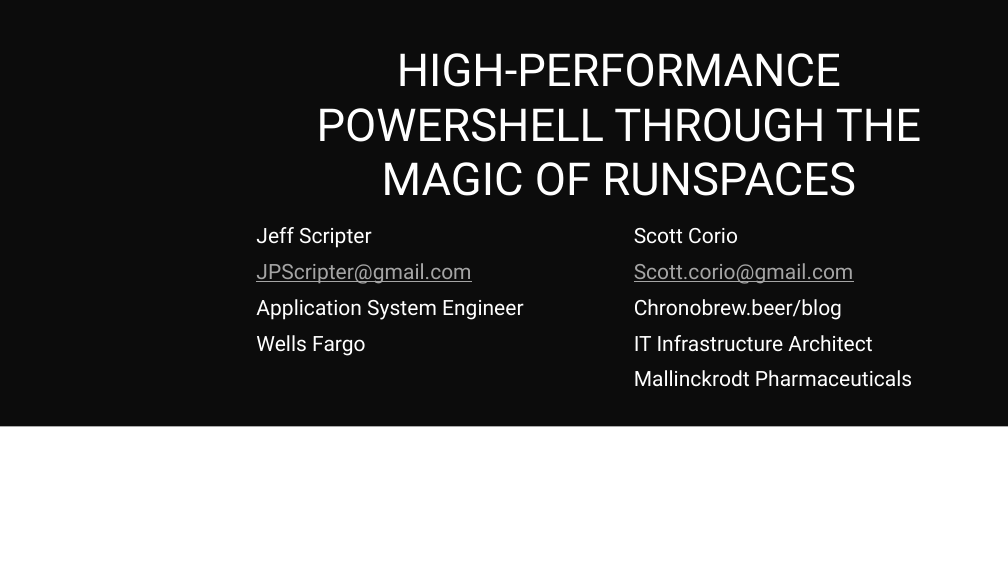
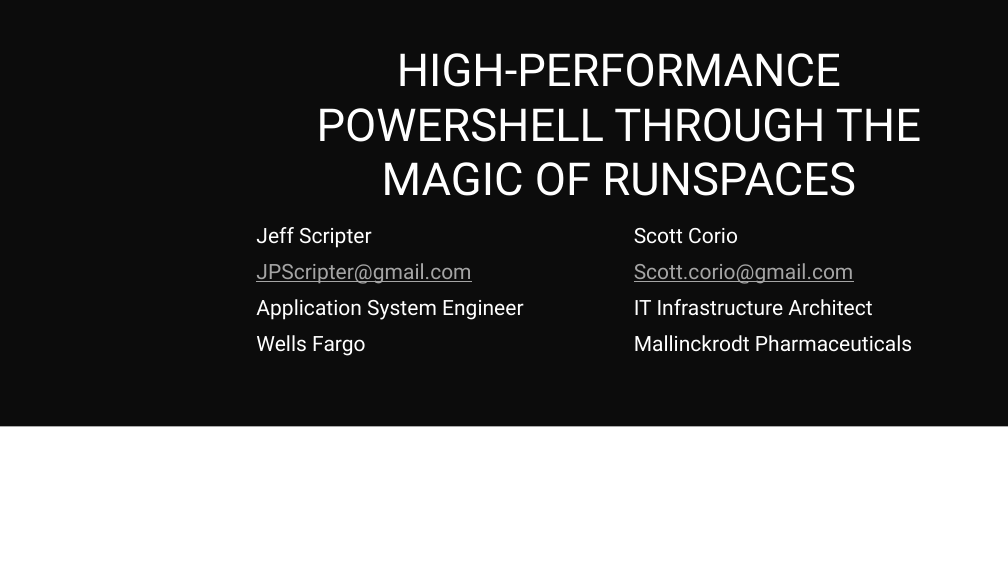
Before and after one commit to jpscripter/Runspaces, a slide deck: slide 1 of High-performance powershell through the magic of runspaces.pptx. Drawn at 1008x567 pixels with LibreOffice and Linux fonts; fonts in the diff are those of the drawing; background and template pictures are left out. Boxes give left, top, right and bottom in pixels: in the first picture for what was removed or moved away, otherwise in the second. Text is boxed around its words. In the diff, an @@ line names an element or a change of style, - is before the commit and + after.

```diff
--- a/High-performance powershell through the magic of runspaces.pptx
+++ b/High-performance powershell through the magic of runspaces.pptx
@@ text at [634, 299, 842, 320]: paragraph removed @@
-Chronobrew.beer/blog
```
Also in this commit, not shown: 5 other slides changed, 3 slides added, 1 slide removed.
